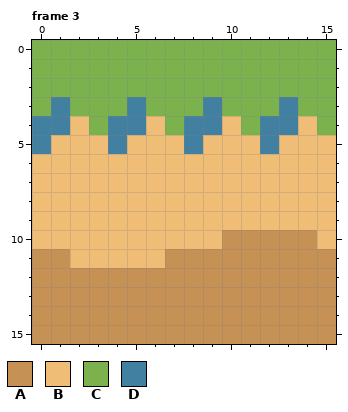
Pixel-art file, stored at docs/img/mapchip.ase. This is how it looked before the edit.
16x16 pixels, 14 frames. Shown: frame 3.
Palette (. is transparent): A #c59154  B #f0bd77  C #7bb24e  D #4180a0
Pixels before, frame 3, first column x 0:
 0 CCCCCCCCCCCCCCCC
 1 CCCCCCCCCCCCCCCC
 2 CCCCCCCCCCCCCCCC
 3 CDCCCDCCCDCCCDCC
 4 DDBCDDBCDDBCDDBC
 5 DBBBDBBBDBBBDBBB
 6 BBBBBBBBBBBBBBBB
 7 BBBBBBBBBBBBBBBB
 8 BBBBBBBBBBBBBBBB
 9 BBBBBBBBBBBBBBBB
10 BBBBBBBBBBAAAAAB
11 AABBBBBAAAAAAAAA
12 AAAAAAAAAAAAAAAA
13 AAAAAAAAAAAAAAAA
14 AAAAAAAAAAAAAAAA
15 AAAAAAAAAAAAAAAA
New version:
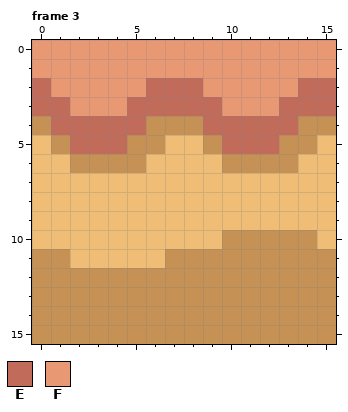
Colours new in this view: E #c16c5b  F #e89973
From old to new:
Changed rows in their new state; - is an unchanged pixel.
Frame 3:
first column x 0:
 0 FFFFFFFFFFFFFFFF
 1 FFFFFFFFFFFFFFFF
 2 EFFFFFEEEFFFFFEE
 3 EEFFFEEEEEFFFEEE
 4 AEEEEEAAAEEEEEAA
 5 BAEEEAA-BAEEEAA-
 6 --AAAA----AAAA--
Boxes around the changes in both pictures, in picture pixels (x1, y1, x2, y2):
changed: (32, 40, 336, 173)
